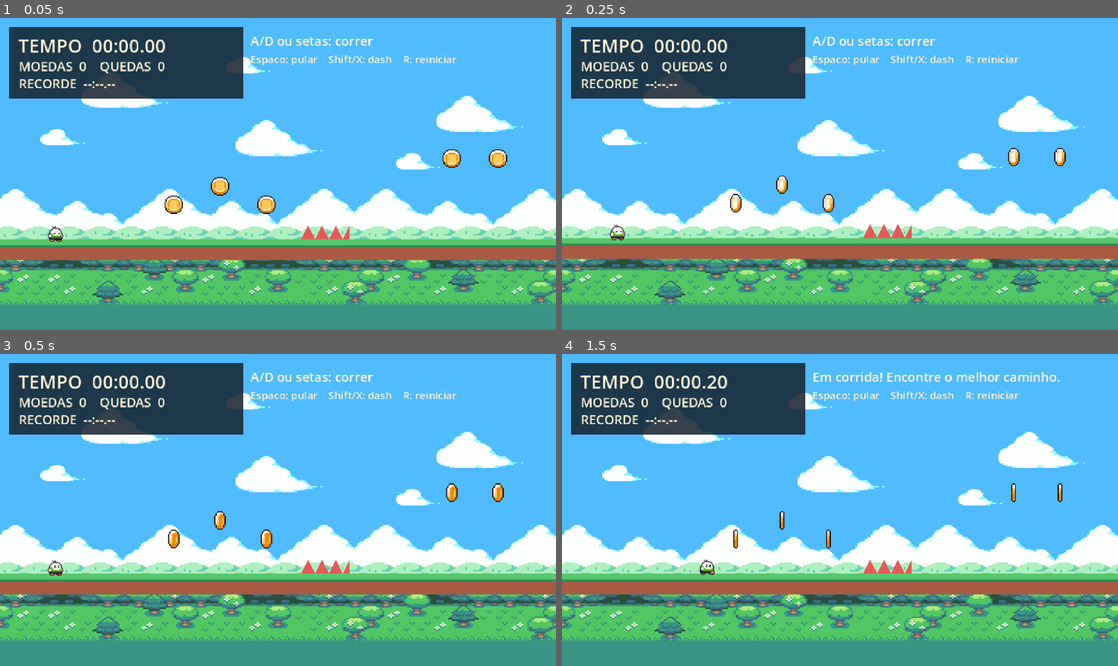
Above: before the commit, frames 1-4 (two rows, left to right).
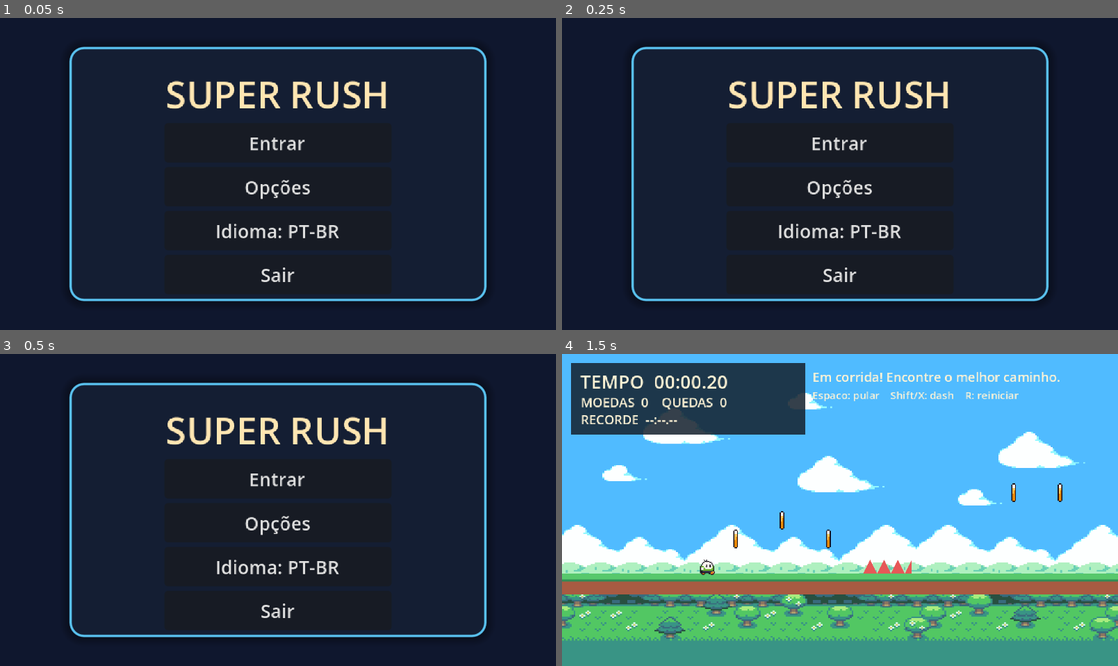
Above: after the commit, the same moments.

Repository: D124R/SuperRush
Game: Godot game, scene res://scenes/title_screen.tscn
Two runs of this game, one before a commit and one after it. Both use one fixed random seed, a clock stepped at 60 frames per second and the inputs below. Before the commit the project starts from res://scenes/main.tscn.
Inputs (mouse positions are in pixels of both pictures, inside the frame that each line leads up to):
- Up to frame 1 (0.05 s): no input
- Up to frame 2 (0.25 s): no input
- Up to frame 3 (0.5 s): no input
- Up to frame 4 (1.5 s): click (840, 478) at 0.5 s, where only the run after the commit has a clickable "Entrar"; tap Enter at 1.25 s; hold D (move_right) from 1.28 s (still down); tap Shift (dash) at 1.35 s

The runs differ from the first frame. In frame 1, 99% of the frame differs, in the area x 0-100%, y 0-100%; in frame 2, 99%; in frame 3, 99%; in frame 4, nothing differs.

Commit message:
Add Super Rush title screen
Co-authored-by: Copilot <223556219+Copilot@users.noreply.github.com>

Diff:
--- a/project.godot
+++ b/project.godot
@@ -13,7 +13,7 @@
 config/name="Super Rush"
 config/features=PackedStringArray("4.6", "GL Compatibility")
 config/icon="res://icon.svg"
-run/main_scene="res://scenes/main.tscn"
+run/main_scene="res://scenes/title_screen.tscn"
 
 [display]
 
--- /dev/null
+++ b/scenes/title_screen.tscn
@@ -0,0 +1,160 @@
+[gd_scene load_steps=4 format=3]
+
+[ext_resource type="Script" path="res://src/title_screen.gd" id="1_title_screen"]
+
+[sub_resource type="StyleBoxFlat" id="StyleBoxFlat_bg"]
+content_margin_left = 0.0
+content_margin_top = 0.0
+content_margin_right = 0.0
+content_margin_bottom = 0.0
+bg_color = Color(0.08, 0.12, 0.2, 1)
+corner_radius_top_left = 12
+corner_radius_top_right = 12
+corner_radius_bottom_right = 12
+corner_radius_bottom_left = 12
+border_width_left = 2
+border_width_top = 2
+border_width_right = 2
+border_width_bottom = 2
+border_color = Color(0.35, 0.76, 0.94, 1)
+shadow_color = Color(0, 0, 0, 0.35)
+shadow_size = 8
+
+[sub_resource type="StyleBoxFlat" id="StyleBoxFlat_panel"]
+content_margin_left = 0.0
+content_margin_top = 0.0
+content_margin_right = 0.0
+content_margin_bottom = 0.0
+bg_color = Color(0.12, 0.18, 0.3, 0.9)
+corner_radius_top_left = 16
+corner_radius_top_right = 16
+corner_radius_bottom_right = 16
+corner_radius_bottom_left = 16
+border_width_left = 2
+border_width_top = 2
+border_width_right = 2
+border_width_bottom = 2
+border_color = Color(0.47, 0.86, 0.91, 0.95)
+
+[node name="TitleScreen" type="Control"]
+layout_mode = 3
+anchors_preset = 15
+anchor_right = 1.0
+anchor_bottom = 1.0
+grow_horizontal = 2
+grow_vertical = 2
+script = ExtResource("1_title_screen")
+
+[node name="Background" type="ColorRect" parent="."]
+layout_mode = 1
+anchors_preset = 15
+anchor_right = 1.0
+anchor_bottom = 1.0
+grow_horizontal = 2
+grow_vertical = 2
+color = Color(0.06, 0.09, 0.18, 1)
+
+[node name="MenuPanel" type="Panel" parent="."]
+custom_minimum_size = Vector2(360, 220)
+layout_mode = 1
+anchors_preset = 8
+anchor_left = 0.5
+anchor_top = 0.5
+anchor_right = 0.5
+anchor_bottom = 0.5
+offset_left = -180.0
+offset_top = -110.0
+offset_right = 180.0
+offset_bottom = 110.0
+grow_horizontal = 2
+grow_vertical = 2
+theme_override_styles/panel = SubResource("StyleBoxFlat_bg")
+
+[node name="TitleLabel" type="Label" parent="MenuPanel"]
+layout_mode = 1
+anchors_preset = 5
+anchor_left = 0.5
+anchor_right = 0.5
+offset_left = -110.0
+offset_top = 18.0
+offset_right = 110.0
+offset_bottom = 52.0
+grow_horizontal = 2
+theme_override_colors/font_color = Color(1, 0.9, 0.7, 1)
+theme_override_font_sizes/font_size = 32
+text = "SUPER RUSH"
+horizontal_alignment = 1
+vertical_alignment = 1
+
+[node name="Buttons" type="VBoxContainer" parent="MenuPanel"]
+layout_mode = 1
+anchors_preset = 8
+anchor_left = 0.5
+anchor_top = 0.5
+anchor_right = 0.5
+anchor_bottom = 0.5
+offset_left = -98.0
+offset_top = -20.0
+offset_right = 98.0
+offset_bottom = 80.0
+grow_horizontal = 2
+grow_vertical = 2
+alignment = 1
+
+[node name="StartButton" type="Button" parent="MenuPanel/Buttons"]
+custom_minimum_size = Vector2(0, 34)
+layout_mode = 2
+text = "Entrar"
+
+[node name="OptionsButton" type="Button" parent="MenuPanel/Buttons"]
+custom_minimum_size = Vector2(0, 34)
+layout_mode = 2
+text = "Opções"
+
+[node name="LanguageButton" type="Button" parent="MenuPanel/Buttons"]
+custom_minimum_size = Vector2(0, 34)
+layout_mode = 2
+text = "Idioma: PT-BR"
+
+[node name="QuitButton" type="Button" parent="MenuPanel/Buttons"]
+custom_minimum_size = Vector2(0, 34)
+layout_mode = 2
+text = "Sair"
+
+[node name="OptionsPanel" type="Panel" parent="."]
+visible = false
+layout_mode = 1
+anchors_preset = 8
+anchor_left = 0.5
+anchor_top = 0.5
+anchor_right = 0.5
+anchor_bottom = 0.5
+offset_left = -130.0
+offset_top = -50.0
+offset_right = 130.0
+offset_bottom = 50.0
+grow_horizontal = 2
+grow_vertical = 2
+theme_override_styles/panel = SubResource("StyleBoxFlat_panel")
+
+[node name="Content" type="VBoxContainer" parent="OptionsPanel"]
+layout_mode = 1
+anchors_preset = 15
+anchor_right = 1.0
+anchor_bottom = 1.0
+offset_left = 16.0
+offset_top = 16.0
+offset_right = -16.0
+offset_bottom = -16.0
+grow_horizontal = 2
+grow_vertical = 2
+alignment = 1
+
+[node name="FullscreenToggle" type="CheckButton" parent="OptionsPanel/Content"]
+layout_mode = 2
+text = "Tela cheia"
+
+[node name="Label" type="Label" parent="OptionsPanel/Content"]
+layout_mode = 2
+text = "Configurações rápidas"
+horizontal_alignment = 1
--- /dev/null
+++ b/src/title_screen.gd
@@ -0,0 +1,70 @@
+extends Control
+
+@onready var title_label: Label = $MenuPanel/TitleLabel
+@onready var start_button: Button = $MenuPanel/Buttons/StartButton
+@onready var options_button: Button = $MenuPanel/Buttons/OptionsButton
+@onready var language_button: Button = $MenuPanel/Buttons/LanguageButton
+@onready var quit_button: Button = $MenuPanel/Buttons/QuitButton
+@onready var options_panel: Panel = $OptionsPanel
+@onready var fullscreen_toggle: CheckButton = $OptionsPanel/Content/FullscreenToggle
+
+var languages: Array[String] = ["PT-BR", "EN", "ES"]
+var current_language_index: int = 0
+
+
+func _ready() -> void:
+	start_button.pressed.connect(_on_start_pressed)
+	options_button.pressed.connect(_on_options_pressed)
+	language_button.pressed.connect(_on_language_pressed)
+	quit_button.pressed.connect(_on_quit_pressed)
+	fullscreen_toggle.toggled.connect(_on_fullscreen_toggled)
+	options_panel.visible = false
+	_update_language_button()
+	_update_title_style()
+
+
+func _on_start_pressed() -> void:
+	get_tree().change_scene_to_file("res://scenes/main.tscn")
+
+
+func _on_options_pressed() -> void:
+	options_panel.visible = not options_panel.visible
+
+
+func _on_language_pressed() -> void:
+	current_language_index = (current_language_index + 1) % languages.size()
+	_update_language_button()
+	_update_title_style()
+
+
+func _on_quit_pressed() -> void:
+	get_tree().quit()
+
+
+func _on_fullscreen_toggled(is_toggled: bool) -> void:
+	DisplayServer.window_set_mode(
+		DisplayServer.WINDOW_MODE_FULLSCREEN if is_toggled else DisplayServer.WINDOW_MODE_WINDOWED
+	)
+
+
+func _update_language_button() -> void:
+	language_button.text = "Idioma: %s" % languages[current_language_index]
+
+
+func _update_title_style() -> void:
+	match languages[current_language_index]:
+		"PT-BR":
+			title_label.text = "SUPER RUSH"
+			start_button.text = "Entrar"
+			options_button.text = "Opções"
+			quit_button.text = "Sair"
+		"EN":
+			title_label.text = "SUPER RUSH"
+			start_button.text = "Play"
+			options_button.text = "Options"
+			quit_button.text = "Quit"
+		"ES":
+			title_label.text = "SUPER RUSH"
+			start_button.text = "Jugar"
+			options_button.text = "Opciones"
+			quit_button.text = "Salir"
